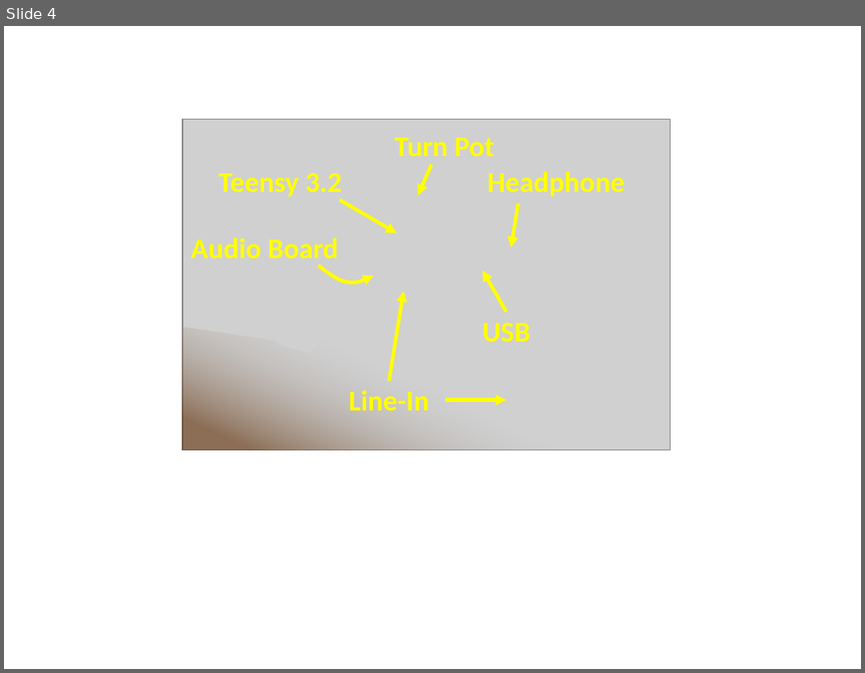
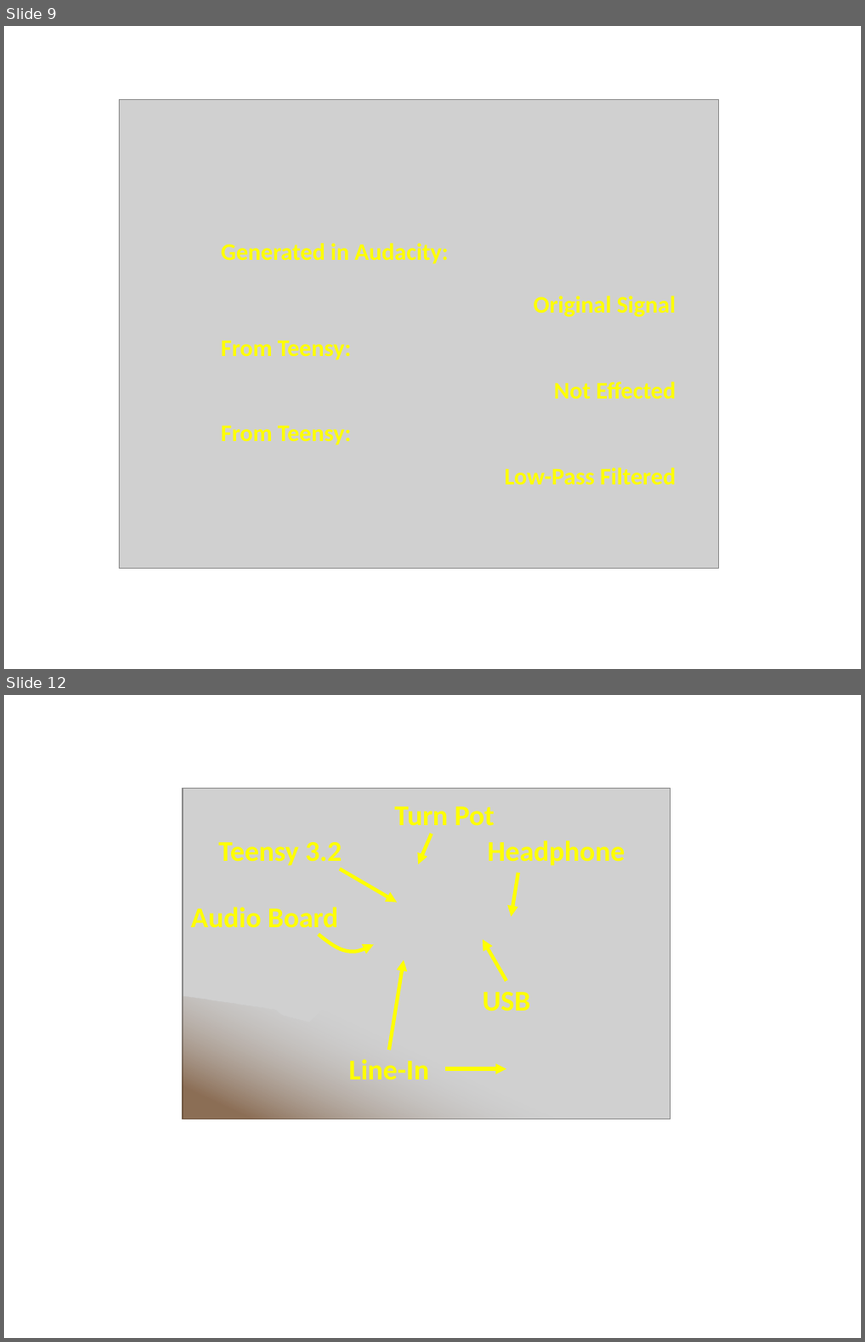
Before and after one commit to chipaudette/OpenAudio_blog, a slide deck: 2016-10-24 Teensy Audio USB/Figures for Blog/Figures.pptx. Shown one above the other, each under a label of ours: slide 4 before the commit, slides 9 and 12 after it; the slides between them are not shown. The pictures are 865x673 and 865x1342 pixels, drawn with LibreOffice and Linux fonts; fonts in the diff are those of the drawing; grey boxes stand for pictures. Boxes give left, top, right and bottom in pixels: in the first picture for what was removed or moved away, otherwise in the second. Text is boxed around its words. In the diff, an @@ line names an element or a change of style, - is before the commit and + after.

Commit message:
TeensyAudioUSB: new figures for the blog

```diff
--- a/2016-10-24 Teensy Audio USB/Figures for Blog/Figures.pptx
+++ b/2016-10-24 Teensy Audio USB/Figures for Blog/Figures.pptx
@@ slide 9 added at (4,26,861,669), background #FFFFFF @@
@@ group added at (119,100,719,567): 6 texts, 1 picture @@
+Generated in Audacity:
+From Teensy:
+From Teensy:
+Original Signal
+Not Effected
+Low-Pass Filtered
@@ what was slide 4 is now slide 12 @@
```
Also in this commit, not shown: 2 slides changed, 8 other slides added, 6 slides removed, 23 other files.
